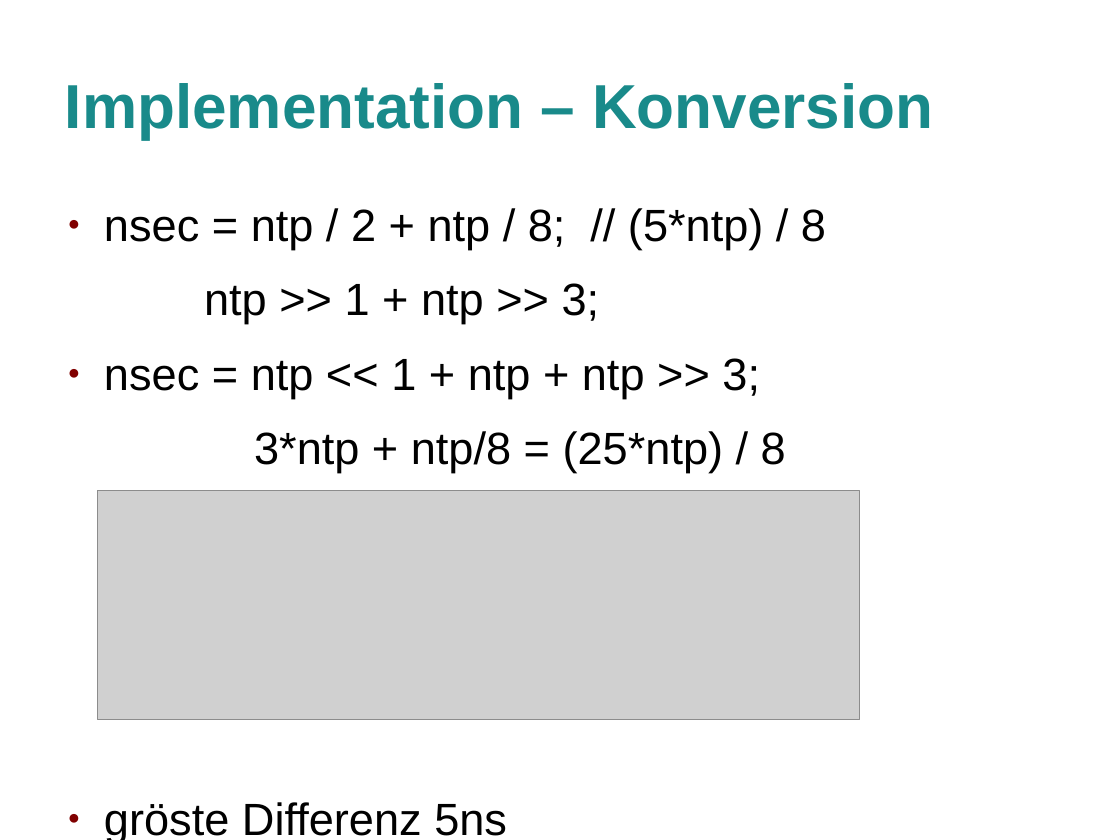
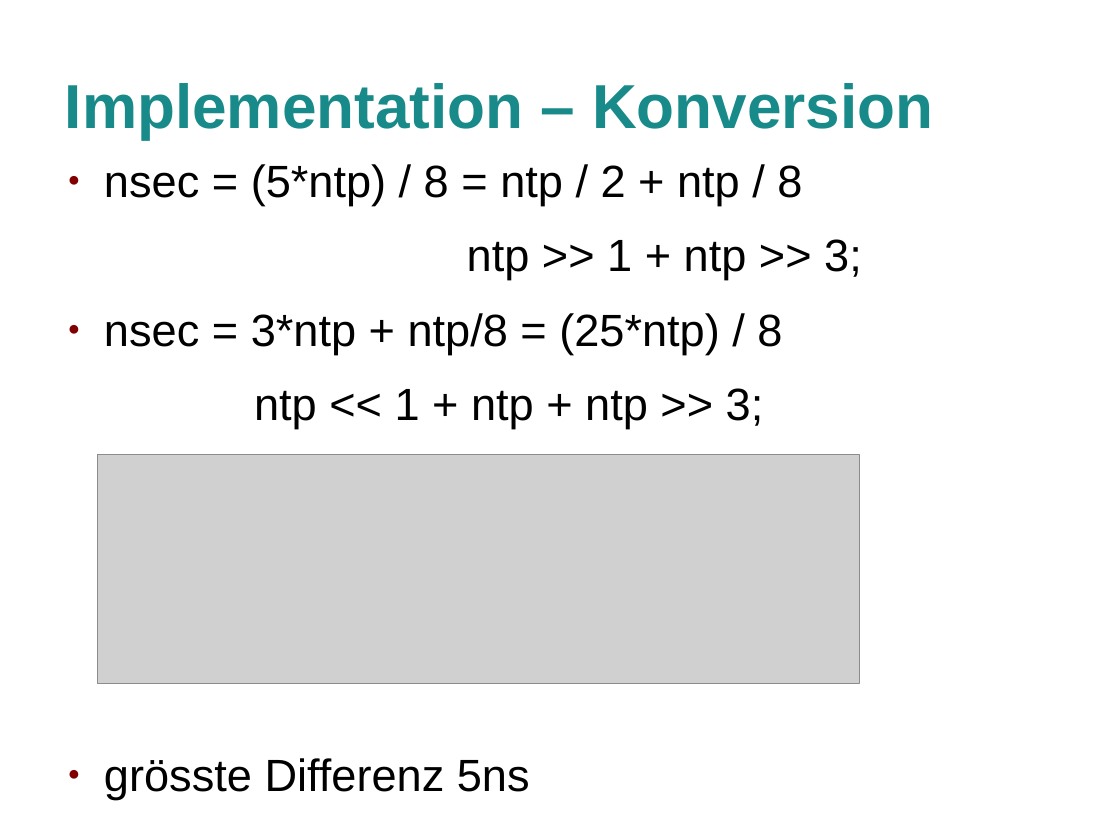
Before and after one commit to jlusticky/Bachelor-thesis, a slide deck: slide 17 of kolloquium/kolloquium.odp. Drawn at 1120x840 pixels with LibreOffice and Linux fonts; fonts in the diff are those of the drawing; grey boxes stand for pictures; background and template pictures are left out. Boxes give left, top, right and bottom in pixels: in the first picture for what was removed or moved away, otherwise in the second. Text is boxed around its words. In the diff, an @@ line names an element or a change of style, - is before the commit and + after.

```diff
--- a/kolloquium/kolloquium.odp
+++ b/kolloquium/kolloquium.odp
@@ text "nsec = (5*ntp) / 8 ...": place and size @@
-text "nsec = (5*ntp) / 8 ..." at (104, 208, 826, 840)
+text "nsec = (5*ntp) / 8 ..." at (104, 164, 862, 799)
@@ text at (104, 164, 802, 206): text changed @@
-● nsec = ntp / 2 + ntp / 8; // (5*ntp) / 8
+● nsec = (5*ntp) / 8 = ntp / 2 + ntp / 8
@@ text at (104, 313, 782, 799): text changed @@
-● nsec = ntp << 1 + ntp + ntp >> 3;
-3*ntp + ntp/8 = (25*ntp) / 8
-● gröste Differenz 5ns
+● nsec = 3*ntp + ntp/8 = (25*ntp) / 8
+ntp << 1 + ntp + ntp >> 3;
+● grösste Differenz 5ns
@@ picture: place and size @@
-picture at (98, 491, 860, 720)
+picture at (98, 454, 860, 683)
```
Also in this commit, not shown: 2 other slides changed.
